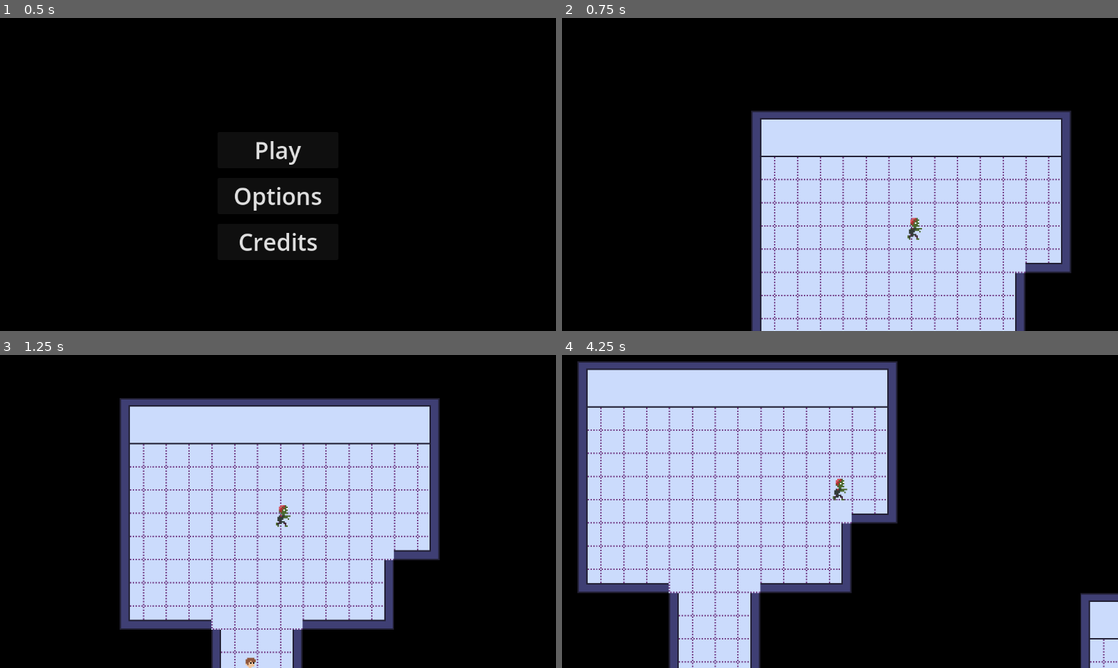
Above: before the commit, frames 1-4 (two rows, left to right).
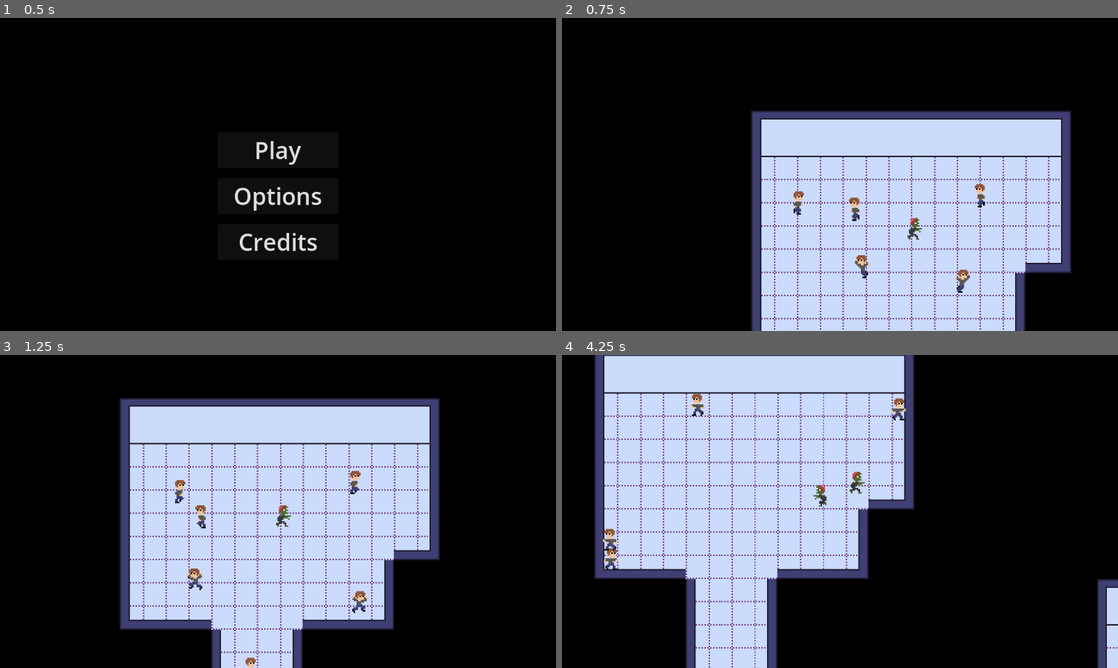
Above: after the commit, the same moments.

Repository: lucasericsson222/gmtk2024
Game: Godot game, scene res://scenes/menu.tscn
The game is run twice, just before and just after one commit, with the same random seed, the same clock (stepped at 60 frames per second) and the same inputs.
Inputs:
- Up to frame 1 (0.5 s): no input
- Up to frame 2 (0.75 s): click "Play" at 0.5 s
- Up to frame 3 (1.25 s): no input
- Up to frame 4 (4.25 s): hold Right (right) 1.28-2.03 s; hold Down (down) 2.03-2.78 s; hold Right (right) 2.78-3.53 s; hold Up (up) from 3.53 s (still down)

Frame 1 is identical in both runs. In frame 2, 0.5% of the frame differs, in the area x 41-77%, y 53-88%; in frame 3, 0.5%; in frame 4, 22%, in the area x 2-100%, y 0-100%.

Commit message:
Fix non-conversion issue and no immune zombies

Diff:
--- a/scenes/human.tscn
+++ b/scenes/human.tscn
@@ -194,9 +194,9 @@
 
 [node name="RunTimer" type="Timer" parent="."]
 wait_time = 3.0
+one_shot = true
 
 [connection signal="body_entered" from="DetectionRange" to="." method="_on_detection_range_body_entered"]
 [connection signal="body_exited" from="DetectionRange" to="." method="_on_detection_range_body_exited"]
 [connection signal="timeout" from="WalkTimer" to="." method="_on_walk_timer_timeout"]
-[connection signal="human_killed" from="ConversionComponent" to="." method="_on_human_killed"]
 [connection signal="timeout" from="RunTimer" to="." method="_on_run_timer_timeout"]
--- a/scenes/world.tscn
+++ b/scenes/world.tscn
@@ -14,6 +14,7 @@
 
 [node name="Zombie" parent="." instance=ExtResource("1_orncy")]
 position = Vector2(113, 81)
+scale = Vector2(1.01375, 1)
 
 [node name="Human" parent="." instance=ExtResource("2_k3rs3")]
 position = Vector2(356, 306)
@@ -73,3 +74,18 @@
 
 [node name="Doctor6" parent="." instance=ExtResource("5_pa1nn")]
 position = Vector2(391, 248)
+
+[node name="Human13" parent="." instance=ExtResource("2_k3rs3")]
+position = Vector2(27, 57)
+
+[node name="Human14" parent="." instance=ExtResource("2_k3rs3")]
+position = Vector2(82, 102)
+
+[node name="Human15" parent="." instance=ExtResource("2_k3rs3")]
+position = Vector2(138, 110)
+
+[node name="Human16" parent="." instance=ExtResource("2_k3rs3")]
+position = Vector2(158, 54)
+
+[node name="Human17" parent="." instance=ExtResource("2_k3rs3")]
+position = Vector2(74, 61)
--- a/scenes/zombie.tscn
+++ b/scenes/zombie.tscn
@@ -160,7 +160,7 @@
 size = Vector2(6, 15)
 
 [node name="Zombie" type="CharacterBody2D" groups=["zombie"]]
-collision_mask = 9
+collision_mask = 8
 script = ExtResource("1_r6vr2")
 
 [node name="AnimatedSprite2D" type="AnimatedSprite2D" parent="."]
--- a/scripts/conversion_component.gd
+++ b/scripts/conversion_component.gd
@@ -1,19 +1,20 @@
 extends Area2D
-
-signal human_killed
 
 @export var converted_scene = load("res://scenes/zombie.tscn")
 
 @export var animated_sprite: AnimatedSprite2D
+@export var immunity_timeout = 1.0
 
 var dying = false
 var just_converted = true
 
+
 func _ready():
 	animated_sprite.connect("animation_finished", _on_animated_sprite_2d_animation_finished)
+	animated_sprite.connect("animation_looped", _on_animated_sprite_2d_animation_looped)
 	var timer := Timer.new()
 	add_child(timer)
-	timer.wait_time = 1
+	timer.wait_time = immunity_timeout
 	timer.one_shot = true
 	timer.start()
 	timer.connect("timeout", _on_timer_timeout)
@@ -25,6 +26,12 @@
 	_on_body_or_area_entered(body)
 
 func _on_animated_sprite_2d_animation_finished() -> void:
+	convert_entity()
+
+func _on_animated_sprite_2d_animation_looped() -> void:
+	convert_entity()
+
+func convert_entity():
 	if dying == true:
 		var converted_instance = converted_scene.instantiate()
 		converted_instance.position = get_parent().position
@@ -36,7 +43,6 @@
 		return
 	animated_sprite.play("death")
 	get_node("CollisionShape2D").queue_free()
-	human_killed.emit()
 	dying = true
 
 
--- a/scripts/doctor.gd
+++ b/scripts/doctor.gd
@@ -13,6 +13,7 @@
 var attack_decel_radius = 24
 
 var syringeIsFull = false
+var dead = false
 
 var target: Node2D = null
 
@@ -28,6 +29,12 @@
 	queue_redraw()
 
 func _physics_process(_delta: float) -> void:
+	if $AnimatedSprite2D.animation == "death":
+		velocity = Vector2.ZERO
+		dead = true
+		move_and_slide()
+		return
+
 	track_nearest_zombie()
 	if target == null:
 		attack_position_dif = Vector2.ZERO
@@ -79,12 +86,12 @@
 
 	velocity = clamp(velocity.length(), 0, max_speed) * velocity.normalized()
 
-	if $AnimatedSprite2D.animation == "death":
-		velocity = Vector2.ZERO
 
 	move_and_slide()
 
 func _on_syringe_recharge_timer_timeout() -> void:
+	if dead:
+		return
 	syringeIsFull = true
 	$AnimatedSprite2D.animation = "default"
 
--- a/scripts/human.gd
+++ b/scripts/human.gd
@@ -20,6 +20,11 @@
 
 
 func _physics_process(_delta: float) -> void:
+	if $AnimatedSprite2D.animation == "death":
+		dead = true
+		velocity = Vector2.ZERO
+		move_and_slide()
+		return
 	if not is_instance_valid(zombie):
 		zombie = null
 		state_chase = false
@@ -27,8 +32,6 @@
 		new_direction = position - zombie.position + Vector2(randf_range(-0.3, 0.3), randf_range(-0.3, 0.3))
 		new_direction = new_direction.normalized()
 		direction = new_direction
-	elif dead:
-		direction = Vector2.ZERO
 	else:
 		direction = old_direction.lerp(new_direction, t)
 		if t < 1.0:
@@ -40,6 +43,8 @@
 
 
 func _on_walk_timer_timeout() -> void:
+	if dead:
+		return
 	old_direction = direction
 	new_direction = Vector2(randf_range(-1, 1), randf_range(-1, 1)).normalized()
 	t = 0.0
@@ -47,6 +52,8 @@
 
 
 func _on_run_timer_timeout() -> void:
+	if dead:
+		return
 	$WalkTimer.wait_time = randf_range(1, 4)
 	$WalkTimer.start()
 	state_chase = false
@@ -56,6 +63,8 @@
 
 
 func _on_detection_range_body_entered(body: Node2D) -> void:
+	if dead:
+		return
 	zombie = body
 	$WalkTimer.stop()
 	state_chase = true
@@ -64,12 +73,7 @@
 
 
 func _on_detection_range_body_exited(_body: Node2D) -> void:
+	if dead:
+		return
 	$RunTimer.wait_time = 3.5 + randf_range(-1, 1)
 	$RunTimer.start()
-
-
-func _on_human_killed() -> void:
-	speed = 0.0
-	state_chase = false
-	dead = true
-	get_node("DetectionRange").queue_free()
